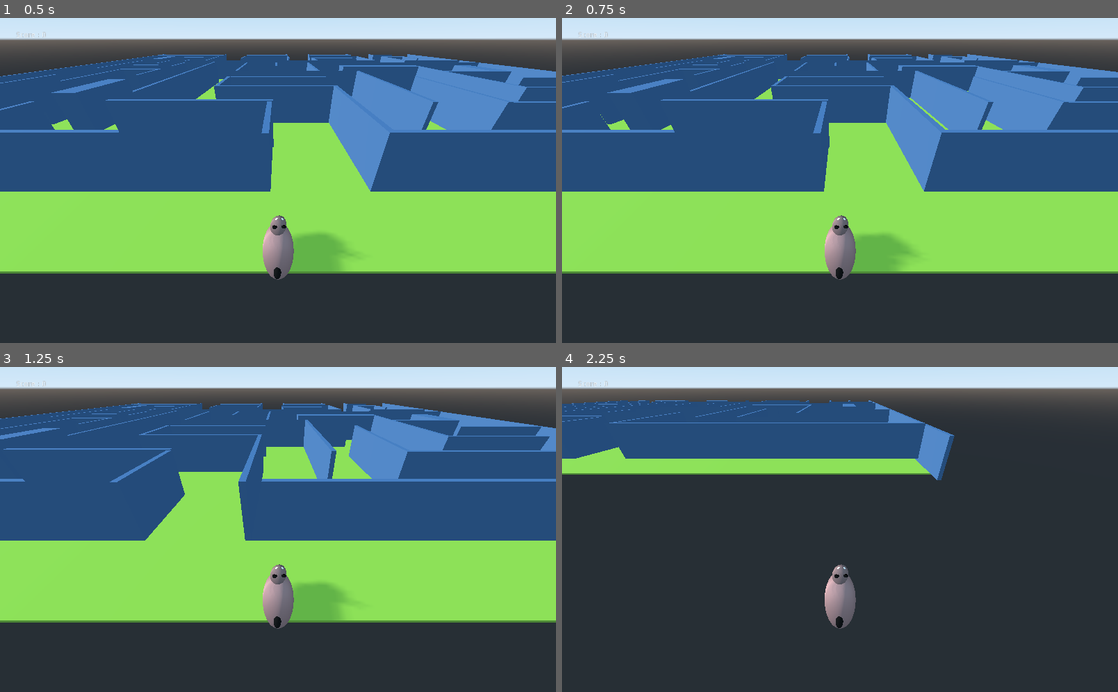
Above: before the commit, frames 1-4 (two rows, left to right).
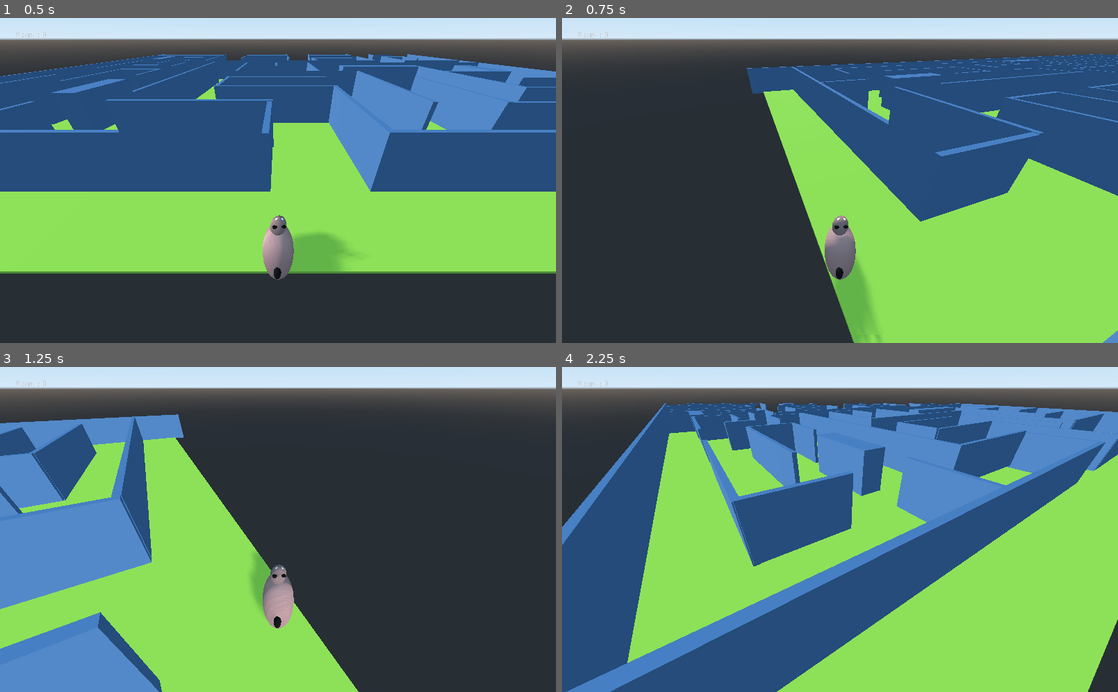
Above: after the commit, the same moments.

Repository: ajelenga/labiLapin
Game: Godot game, scene res://Spatial.tscn
The game is run twice, just before and just after one commit, with the same random seed, the same clock (stepped at 60 frames per second) and the same inputs.
Inputs:
- Up to frame 1 (0.5 s): no input
- Up to frame 2 (0.75 s): tap Enter at 0.5 s; hold Right (ui_right) from 0.53 s (still down)
- Up to frame 3 (1.25 s): keep holding Right (ui_right)
- Up to frame 4 (2.25 s): release Right (ui_right) at 1.28 s; hold Down (ui_down) 1.28-2.03 s; hold Right (ui_right) from 2.03 s (still down)

Frame 1 is identical in both runs. In frame 2, 54% of the frame differs, in the area x 0-100%, y 11-100%; in frame 3, 66%; in frame 4, 83%, in the area x 0-100%, y 10-100%.

Commit message:
move

Diff:
--- a/main/Lapin3d.gd
+++ b/main/Lapin3d.gd
@@ -6,13 +6,13 @@
 
 func _process(delta):
 	if Input.is_action_pressed("ui_right"):
-		apply_central_impulse(Vector3(-1,0,0))
+		rotate_y(0.1)
 	if Input.is_action_pressed("ui_left"):
-		apply_central_impulse(Vector3(1,0,0))
+		rotate_y(-0.1)
 	if Input.is_action_pressed("ui_down"):
-		apply_central_impulse(Vector3(0,0,-1))
+		translate_object_local(Vector3(-1,0,0))
 	if Input.is_action_pressed("ui_up"):
-		apply_central_impulse(Vector3(0,0,1))
+		translate_object_local(Vector3(1,0,0))
 
 
 #func _integrate_forces(state):
